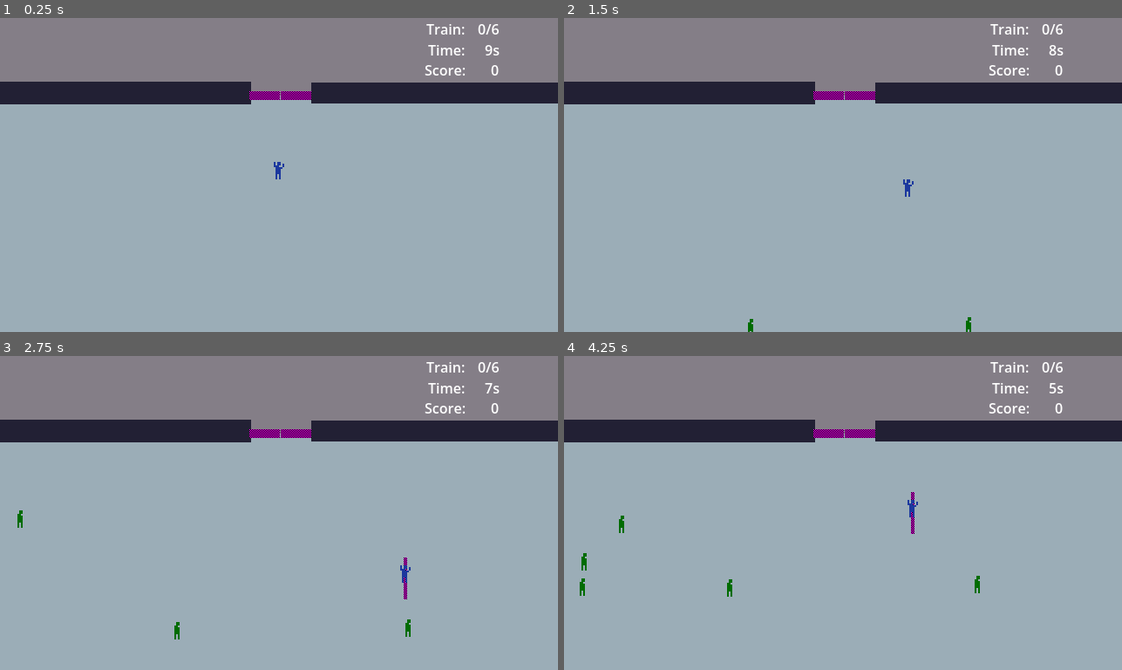
Above: before the commit, frames 1-4 (two rows, left to right).
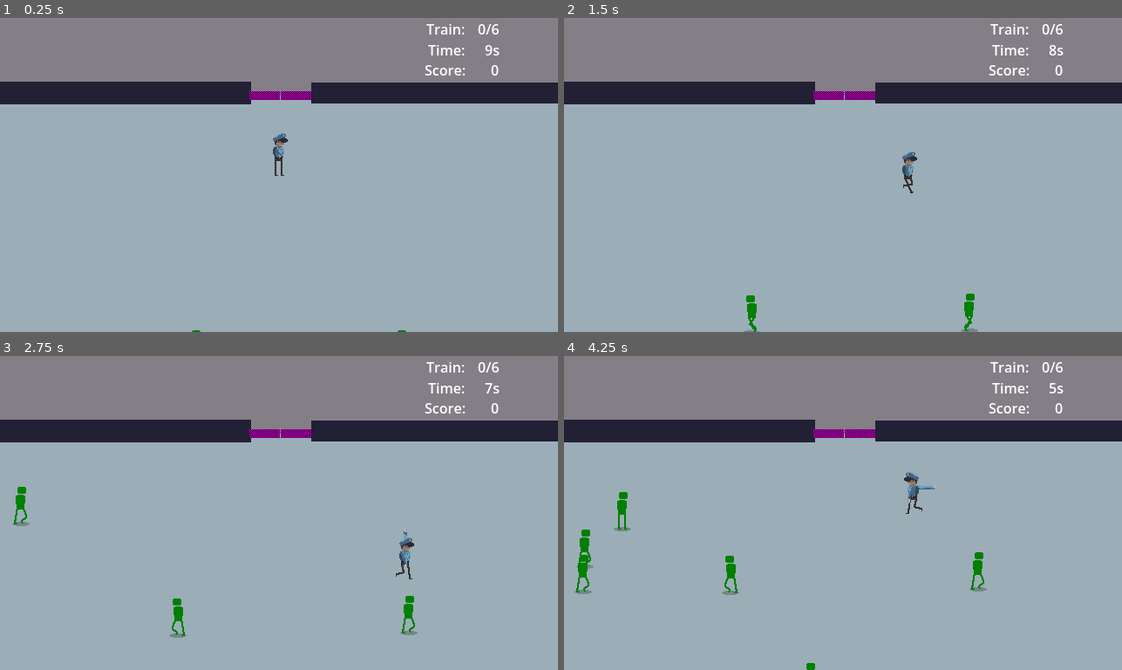
Above: after the commit, the same moments.

Repository: pherbers/GMTKTrainNoWait
Game: Godot game, scene res://scenes/main_scene.tscn
Two runs of this game, one before a commit and one after it. Both use one fixed random seed, a clock stepped at 60 frames per second and the inputs below.
Inputs (mouse positions are in pixels of both pictures, inside the frame that each line leads up to):
- Up to frame 1 (0.25 s): no input
- Up to frame 2 (1.5 s): tap Enter at 0.5 s; move the mouse to (965, 159) at 0.52 s; hold D (right) 0.53-1.28 s; hold Down (ArmD) 0.53-1.28 s; tap Left (ArmL) at 0.8, 1.35 s; move the mouse to (731, 190) at 1.27 s; hold S (down) from 1.28 s (still down)
- Up to frame 3 (2.75 s): tap Right (ArmR) at 1.55 s; move the mouse to (334, 443) at 2.02 s; release S (down) at 2.03 s; hold D (right) from 2.03 s (still down); hold Right (ArmR) from 2.03 s (still down); tap Up (ArmU) at 2.3 s
- Up to frame 4 (4.25 s): move the mouse to (815, 575) at 2.77 s; release D (right) at 2.78 s; release Right (ArmR) at 2.78 s; hold W (up) 2.78-3.53 s; tap Up (ArmU) at 2.85 s; click (815, 575) at 3.05 s; move the mouse to (1010, 560) at 3.52 s; press the mouse at (1010, 560) at 3.53 s; hold A (left) from 3.53 s (still down); tap Down (ArmD) at 3.8 s

The runs differ from the first frame. In frame 1, 0.2% of the frame differs, in the area x 34-73%, y 36-100%; in frame 2, 0.5%; in frame 3, 0.9%; in frame 4, 1.2%, in the area x 1-76%, y 36-100%.

Commit message:
visuals and gameplay

Diff:
--- a/project.godot
+++ b/project.godot
@@ -45,14 +45,12 @@
 }
 ArmL={
 "deadzone": 0.2,
-"events": [Object(InputEventMouseButton,"resource_local_to_scene":false,"resource_name":"","device":-1,"window_id":0,"alt_pressed":false,"shift_pressed":false,"ctrl_pressed":false,"meta_pressed":false,"button_mask":1,"position":Vector2(283.83594, 27.121094),"global_position":Vector2(292.83594, 75.12109),"factor":1.0,"button_index":1,"canceled":false,"pressed":true,"double_click":false,"script":null)
-, Object(InputEventKey,"resource_local_to_scene":false,"resource_name":"","device":-1,"window_id":0,"alt_pressed":false,"shift_pressed":false,"ctrl_pressed":false,"meta_pressed":false,"pressed":false,"keycode":0,"physical_keycode":4194319,"key_label":0,"unicode":0,"location":0,"echo":false,"script":null)
+"events": [Object(InputEventKey,"resource_local_to_scene":false,"resource_name":"","device":-1,"window_id":0,"alt_pressed":false,"shift_pressed":false,"ctrl_pressed":false,"meta_pressed":false,"pressed":false,"keycode":0,"physical_keycode":4194319,"key_label":0,"unicode":0,"location":0,"echo":false,"script":null)
 ]
 }
 ArmR={
 "deadzone": 0.2,
-"events": [Object(InputEventMouseButton,"resource_local_to_scene":false,"resource_name":"","device":-1,"window_id":0,"alt_pressed":false,"shift_pressed":false,"ctrl_pressed":false,"meta_pressed":false,"button_mask":2,"position":Vector2(162.45313, 20.761719),"global_position":Vector2(171.45313, 68.76172),"factor":1.0,"button_index":2,"canceled":false,"pressed":true,"double_click":false,"script":null)
-, Object(InputEventKey,"resource_local_to_scene":false,"resource_name":"","device":-1,"window_id":0,"alt_pressed":false,"shift_pressed":false,"ctrl_pressed":false,"meta_pressed":false,"pressed":false,"keycode":0,"physical_keycode":4194321,"key_label":0,"unicode":0,"location":0,"echo":false,"script":null)
+"events": [Object(InputEventKey,"resource_local_to_scene":false,"resource_name":"","device":-1,"window_id":0,"alt_pressed":false,"shift_pressed":false,"ctrl_pressed":false,"meta_pressed":false,"pressed":false,"keycode":0,"physical_keycode":4194321,"key_label":0,"unicode":0,"location":0,"echo":false,"script":null)
 ]
 }
 ArmU={
@@ -63,6 +61,11 @@
 ArmD={
 "deadzone": 0.2,
 "events": [Object(InputEventKey,"resource_local_to_scene":false,"resource_name":"","device":-1,"window_id":0,"alt_press …(195 unchanged characters)…
+]
+}
+ArmDirectional={
+"deadzone": 0.2,
+"events": [Object(InputEventMouseButton,"resource_local_to_scene":false,"resource_name":"","device":-1,"window_id":0,"alt_pressed":false,"shift_pressed":false,"ctrl_pressed":false,"meta_pressed":false,"button_mask":1,"position":Vector2(379, 23),"global_position":Vector2(388, 71),"factor":1.0,"button_index":1,"canceled":false,"pressed":true,"double_click":false,"script":null)
 ]
 }
 
--- a/scenes/main_scene.tscn
+++ b/scenes/main_scene.tscn
@@ -1,26 +1,10 @@
 [gd_scene format=3 uid="uid://b8eqje04swgoh"]
 
 [ext_resource type="Script" uid="uid://bmkphy85h7vmr" path="res://scripts/game.gd" id="1_gubc5"]
-[ext_resource type="Script" uid="uid://c2cpsitve2njc" path="res://scripts/player.gd" id="2_rt2n2"]
-[ext_resource type="SpriteFrames" uid="uid://xlroxwqmj5up" path="res://sprites/crewmate_anim.tres" id="3_c16ls"]
+[ext_resource type="PackedScene" uid="uid://cvyhti0piw34f" path="res://scenes/player.tscn" id="2_gubc5"]
 [ext_resource type="Texture2D" uid="uid://m5m8rn7qonpj" path="res://sprites/background.png" id="4_18nlu"]
 [ext_resource type="Script" uid="uid://djmbgg51xnsqf" path="res://scripts/countdown.gd" id="5_c1pb6"]
 [ext_resource type="Script" uid="uid://cu1bx8rksc6yn" path="res://scripts/cheat_manager.gd" id="6_rt2n2"]
-
-[sub_resource type="RectangleShape2D" id="RectangleShape2D_8mm7a"]
-size = Vector2(32, 4)
-
-[sub_resource type="PlaceholderTexture2D" id="PlaceholderTexture2D_8mm7a"]
-size = Vector2(32, 4)
-
-[sub_resource type="RectangleShape2D" id="RectangleShape2D_rt2n2"]
-size = Vector2(24, 4)
-
-[sub_resource type="PlaceholderTexture2D" id="PlaceholderTexture2D_c16ls"]
-size = Vector2(24, 4)
-
-[sub_resource type="CircleShape2D" id="CircleShape2D_hq1ik"]
-radius = 2.0
 
 [sub_resource type="NavigationPolygon" id="NavigationPolygon_8mm7a"]
 vertices = PackedVector2Array(479.77344, 315.03125, -490.96094, 316.96094, -469.96094, -18.976563, -300.14063, -18.7968 …(201 unchanged characters)…
@@ -126,74 +110,21 @@
 normal = Vector2(0, 1)
 
 [node name="Game" type="Node2D" unique_id=966306428 node_paths=PackedStringArray("player")]
+y_sort_enabled = true
 texture_filter = 1
 script = ExtResource("1_gubc5")
 player = NodePath("Player")
 passanger_force = 100.0
-passanger_force_cutoff = 4.0
+passanger_force_cutoff = 3.0
 train_spawns = 6
 platform_spawns = 6
 
 [node name="Camera2D" type="Camera2D" parent="." unique_id=1781995184]
 
-[node name="Player" type="CharacterBody2D" parent="." unique_id=414101864]
-collision_layer = 9
-collision_mask = 9
-script = ExtResource("2_rt2n2")
-
-[node name="ArmR" type="CollisionShape2D" parent="Player" unique_id=1551548211]
-visible = false
-position = Vector2(16, 0)
-shape = SubResource("RectangleShape2D_8mm7a")
-disabled = true
-
-[node name="Sprite2D" type="Sprite2D" parent="Player/ArmR" unique_id=687827169]
-texture_repeat = 2
-texture = SubResource("PlaceholderTexture2D_8mm7a")
-
-[node name="ArmL" type="CollisionShape2D" parent="Player" unique_id=1823181075]
-visible = false
-position = Vector2(-16, 0)
-shape = SubResource("RectangleShape2D_8mm7a")
-disabled = true
-
-[node name="Sprite2D" type="Sprite2D" parent="Player/ArmL" unique_id=1271696803]
-texture_repeat = 2
-texture = SubResource("PlaceholderTexture2D_8mm7a")
-
-[node name="ArmD" type="CollisionShape2D" parent="Player" unique_id=2108813180]
-visible = false
-position = Vector2(0, 12)
-rotation = -1.5707964
-shape = SubResource("RectangleShape2D_rt2n2")
-disabled = true
-
-[node name="Sprite2D" type="Sprite2D" parent="Player/ArmD" unique_id=751053088]
-texture_repeat = 2
-texture = SubResource("PlaceholderTexture2D_c16ls")
-
-[node name="ArmU" type="CollisionShape2D" parent="Player" unique_id=925567032]
-visible = false
-position = Vector2(0, -12)
-rotation = -1.5707964
-shape = SubResource("RectangleShape2D_rt2n2")
-disabled = true
-
-[node name="Sprite2D" type="Sprite2D" parent="Player/ArmU" unique_id=332936697]
-texture_repeat = 2
-texture = SubResource("PlaceholderTexture2D_c16ls")
-
-[node name="Sprite2D" type="AnimatedSprite2D" parent="Player" unique_id=1872955355]
-modulate = Color(0.13666052, 0.25928682, 0.6752156, 1)
-position = Vector2(0, -5)
-scale = Vector2(2, 2)
-sprite_frames = ExtResource("3_c16ls")
-animation = &"standing_panic"
-
-[node name="CollisionShape2D" type="CollisionShape2D" parent="Player" unique_id=468796759]
-shape = SubResource("CircleShape2D_hq1ik")
+[node name="Player" parent="." unique_id=354621453 instance=ExtResource("2_gubc5")]
 
 [node name="Passagiere" type="Node2D" parent="." unique_id=450337304]
+y_sort_enabled = true
 
 [node name="Environment" type="Node2D" parent="." unique_id=113889310]
 
--- a/scenes/passagier.tscn
+++ b/scenes/passagier.tscn
@@ -1,12 +1,13 @@
 [gd_scene format=3 uid="uid://bjvwhrgfciguj"]
 
 [ext_resource type="Script" uid="uid://bisywt7bp5ljh" path="res://scripts/passagier.gd" id="1_cgbyl"]
-[ext_resource type="SpriteFrames" uid="uid://xlroxwqmj5up" path="res://sprites/crewmate_anim.tres" id="2_vgm3e"]
+[ext_resource type="SpriteFrames" uid="uid://6yboerp2uyrr" path="res://sprites/passenger_anim.tres" id="2_cgbyl"]
 
 [sub_resource type="CircleShape2D" id="CircleShape2D_4lrl6"]
 radius = 8.0
 
 [node name="Passagier" type="RigidBody2D" unique_id=280535458]
+y_sort_enabled = true
 texture_filter = 1
 collision_layer = 6
 collision_mask = 3
@@ -16,10 +17,11 @@
 script = ExtResource("1_cgbyl")
 
 [node name="Sprite2D" type="AnimatedSprite2D" parent="." unique_id=2079182370]
-position = Vector2(0, -5)
-scale = Vector2(2, 2)
-sprite_frames = ExtResource("2_vgm3e")
-animation = &"standing_calm"
+y_sort_enabled = true
+position = Vector2(0, -27)
+sprite_frames = ExtResource("2_cgbyl")
+animation = &"idle"
+autoplay = "idle"
 
 [node name="CollisionShape2D" type="CollisionShape2D" parent="." unique_id=745952115]
 shape = SubResource("CircleShape2D_4lrl6")
--- /dev/null
+++ b/scenes/player.tscn
@@ -0,0 +1,98 @@
+[gd_scene format=3 uid="uid://cvyhti0piw34f"]
+
+[ext_resource type="Script" uid="uid://c2cpsitve2njc" path="res://scripts/player.gd" id="1_g2els"]
+[ext_resource type="Texture2D" uid="uid://tl573hinsj1q" path="res://sprites/cop_arms.png" id="2_qhqgy"]
+[ext_resource type="SpriteFrames" uid="uid://bkli7n2q5t35s" path="res://sprites/cop_anim.tres" id="3_dqkch"]
+
+[sub_resource type="RectangleShape2D" id="RectangleShape2D_rt2n2"]
+size = Vector2(24, 4)
+
+[sub_resource type="AtlasTexture" id="AtlasTexture_fjrip"]
+atlas = ExtResource("2_qhqgy")
+region = Rect2(29, 2, 6, 21)
+
+[sub_resource type="RectangleShape2D" id="RectangleShape2D_8mm7a"]
+size = Vector2(32, 4)
+
+[sub_resource type="AtlasTexture" id="AtlasTexture_21wjq"]
+atlas = ExtResource("2_qhqgy")
+region = Rect2(37, 27, 24, 5)
+
+[sub_resource type="AtlasTexture" id="AtlasTexture_qlg0r"]
+atlas = ExtResource("2_qhqgy")
+region = Rect2(4, 27, 22, 5)
+
+[sub_resource type="AtlasTexture" id="AtlasTexture_tuyoq"]
+atlas = ExtResource("2_qhqgy")
+region = Rect2(26, 29, 8, 20)
+
+[sub_resource type="CircleShape2D" id="CircleShape2D_hq1ik"]
+radius = 2.0
+
+[node name="Player" type="CharacterBody2D" unique_id=354621453]
+y_sort_enabled = true
+texture_filter = 1
+collision_layer = 9
+collision_mask = 9
+script = ExtResource("1_g2els")
+
+[node name="ArmU" type="CollisionShape2D" parent="." unique_id=1748231998]
+y_sort_enabled = true
+position = Vector2(0, -12)
+rotation = -1.5707964
+shape = SubResource("RectangleShape2D_rt2n2")
+disabled = true
+
+[node name="Sprite2D" type="Sprite2D" parent="ArmU" unique_id=830956547]
+texture_repeat = 2
+position = Vector2(36, 0)
+rotation = 1.5707964
+texture = SubResource("AtlasTexture_fjrip")
+
+[node name="Viz" type="Node2D" parent="." unique_id=2124417407]
+y_sort_enabled = true
+
+[node name="Sprite2D" type="AnimatedSprite2D" parent="Viz" unique_id=941532485]
+y_sort_enabled = true
+position = Vector2(0, -27)
+sprite_frames = ExtResource("3_dqkch")
+animation = &"idle"
+autoplay = "idle"
+
+[node name="ArmR" type="CollisionShape2D" parent="." unique_id=826816581]
+y_sort_enabled = true
+position = Vector2(16, 0)
+shape = SubResource("RectangleShape2D_8mm7a")
+disabled = true
+
+[node name="Sprite2D" type="Sprite2D" parent="ArmR" unique_id=2106548105]
+texture_repeat = 2
+position = Vector2(1, -29.49)
+texture = SubResource("AtlasTexture_21wjq")
+
+[node name="ArmL" type="CollisionShape2D" parent="." unique_id=1864666749]
+y_sort_enabled = true
+position = Vector2(-16, 0)
+shape = SubResource("RectangleShape2D_8mm7a")
+disabled = true
+
+[node name="Sprite2D" type="Sprite2D" parent="ArmL" unique_id=631591140]
+texture_repeat = 2
+position = Vector2(1, -30)
+texture = SubResource("AtlasTexture_qlg0r")
+
+[node name="ArmD" type="CollisionShape2D" parent="." unique_id=768765992]
+y_sort_enabled = true
+position = Vector2(0, 12)
+rotation = -1.5707964
+shape = SubResource("RectangleShape2D_rt2n2")
+disabled = true
+
+[node name="Sprite2D" type="Sprite2D" parent="ArmD" unique_id=457376326]
+texture_repeat = 2
+position = Vector2(33, -1.9999981)
+rotation = 1.5707964
+texture = SubResource("AtlasTexture_tuyoq")
+
+[node name="CollisionShape2D" type="CollisionShape2D" parent="." unique_id=348581487]
+shape = SubResource("CircleShape2D_hq1ik")
--- a/scripts/game.gd
+++ b/scripts/game.gd
@@ -69,7 +69,6 @@
     var dist = pos1.distance_to(pos2) / 32
     if dist > passanger_force_cutoff or dist == 0:
         return Vector2.ZERO
-
     var force = 1. / pow(dist,4)
     var dir = pos1.direction_to(pos2)
     var force_vec = dir * force * passanger_force
--- a/scripts/passagier.gd
+++ b/scripts/passagier.gd
@@ -11,6 +11,7 @@
 var walk_force = 2000.
 
 @onready var train_area: Area2D = $/root/Game/TrainArea
+@onready var sprite: AnimatedSprite2D = $Sprite2D
 
 var push_force: Vector2
 var crowd_size: int
@@ -40,6 +41,16 @@
         walk_force_mod = 0.7
     if crowd_size > 10:
         walk_force_mod = 0.4
+    var dists = navpos.distance_squared_to(position)
+    if dists < 1:
+        walk_force_mod *= dists
+        sprite.animation = "idle"
+    else:
+        sprite.animation = "walk"
+        if navdir.x < -0.2:
+            sprite.flip_h = true
+        if navdir.x > 0.2:
+            sprite.flip_h = false
     apply_force(navdir * walk_force * walk_force_mod)
 
 func _exit_tree():
--- a/scripts/player.gd
+++ b/scripts/player.gd
@@ -2,6 +2,8 @@
 class_name Player
 
 @export var speed = 100
+
+@onready var sprite = $Viz/Sprite2D
 
 var push_force: Vector2
 
@@ -9,12 +11,51 @@
     var input_direction = Input.get_vector("left", "right", "up", "down")
     velocity = input_direction * speed
 
+    if input_direction.length_squared() > 0.01:
+        sprite.animation = "walk"
+        sprite.flip_h = input_direction.x < 0
+        $ArmU/Sprite2D.flip_h = input_direction.x < 0
+        $ArmD/Sprite2D.flip_h = input_direction.x < 0
+    else:
+        sprite.animation = "idle"
+
     set_arm_left(false)
     set_arm_up(false)
     set_arm_right(false)
     set_arm_down(false)
 
-    if Input.is_action_pressed("ArmL") and Input.is_action_pressed("ArmU"):
+    if Input.is_action_pressed("ArmDirectional"):
+        var mouse_pos = get_global_mouse_position()
+        var m_rel = (mouse_pos - global_position).normalized()
+        var rad = atan2(m_rel.y, m_rel.x)
+        var pi8 = PI / 8
+
+        if rad < -7*pi8 or rad >= 7*pi8:
+            set_arm_up(true)
+            set_arm_down(true)
+        elif rad < -5*pi8:
+            set_arm_left(true)
+            set_arm_up(true)
+        elif rad < -3*pi8:
+            set_arm_left(true)
+            set_arm_right(true)
+        elif rad < -1*pi8:
+            set_arm_right(true)
+            set_arm_up(true)
+        elif rad < 1*pi8:
+            set_arm_up(true)
+            set_arm_down(true)
+        elif rad < 3*pi8:
+            set_arm_right(true)
+            set_arm_down(true)
+        elif rad < 5*pi8:
+            set_arm_left(true)
+            set_arm_right(true)
+        elif rad < 7*pi8:
+            set_arm_left(true)
+            set_arm_down(true)
+
+    elif Input.is_action_pressed("ArmL") and Input.is_action_pressed("ArmU"):
         set_arm_left(true)
         set_arm_up(true)
     elif Input.is_action_pressed("ArmR") and Input.is_action_pressed("ArmU"):
@@ -33,10 +74,11 @@
         set_arm_up(true)
         set_arm_down(true)
 
+
 func _physics_process(delta):
     get_input()
-    velocity += push_force.clampf(-1000, 1000) * delta
-    print(push_force)
+    if push_force.length_squared() > 200.:
+        velocity += push_force.clampf(-1000, 1000) * delta
     move_and_slide()
     push_force = Vector2.ZERO
 
--- /dev/null
+++ b/sprites/cop_anim.tres
@@ -0,0 +1,51 @@
+[gd_resource type="SpriteFrames" format=3 uid="uid://bkli7n2q5t35s"]
+
+[ext_resource type="Texture2D" uid="uid://dbww20uupq1mw" path="res://sprites/cop_anim.png" id="1_qlcwu"]
+
+[sub_resource type="AtlasTexture" id="AtlasTexture_qlcwu"]
+atlas = ExtResource("1_qlcwu")
+region = Rect2(0, 0, 48, 64)
+
+[sub_resource type="AtlasTexture" id="AtlasTexture_lv308"]
+atlas = ExtResource("1_qlcwu")
+region = Rect2(48, 0, 48, 64)
+
+[sub_resource type="AtlasTexture" id="AtlasTexture_1on4r"]
+atlas = ExtResource("1_qlcwu")
+region = Rect2(96, 0, 48, 64)
+
+[sub_resource type="AtlasTexture" id="AtlasTexture_r1hw2"]
+atlas = ExtResource("1_qlcwu")
+region = Rect2(144, 0, 48, 64)
+
+[sub_resource type="AtlasTexture" id="AtlasTexture_cnjwr"]
+atlas = ExtResource("1_qlcwu")
+region = Rect2(192, 0, 48, 64)
+
+[resource]
+animations = [{
+"frames": [{
+"duration": 1.0,
+"texture": SubResource("AtlasTexture_qlcwu")
+}],
+"loop": 1,
+"name": &"idle",
+"speed": 5.0
+}, {
+"frames": [{
+"duration": 1.0,
+"texture": SubResource("AtlasTexture_lv308")
+}, {
+"duration": 1.0,
+"texture": SubResource("AtlasTexture_1on4r")
+}, {
+"duration": 1.0,
+"texture": SubResource("AtlasTexture_r1hw2")
+}, {
+"duration": 1.0,
+"texture": SubResource("AtlasTexture_cnjwr")
+}],
+"loop": 1,
+"name": &"walk",
+"speed": 5.0
+}]
--- /dev/null
+++ b/sprites/passenger_anim.tres
@@ -0,0 +1,51 @@
+[gd_resource type="SpriteFrames" format=3 uid="uid://6yboerp2uyrr"]
+
+[ext_resource type="Texture2D" uid="uid://dr14xvgkj8b4i" path="res://sprites/passengers.png" id="1_1pg8q"]
+
+[sub_resource type="AtlasTexture" id="AtlasTexture_db3gf"]
+atlas = ExtResource("1_1pg8q")
+region = Rect2(0, 0, 32, 64)
+
+[sub_resource type="AtlasTexture" id="AtlasTexture_q4lpa"]
+atlas = ExtResource("1_1pg8q")
+region = Rect2(32, 0, 32, 64)
+
+[sub_resource type="AtlasTexture" id="AtlasTexture_mdaqm"]
+atlas = ExtResource("1_1pg8q")
+region = Rect2(64, 0, 32, 64)
+
+[sub_resource type="AtlasTexture" id="AtlasTexture_u4xho"]
+atlas = ExtResource("1_1pg8q")
+region = Rect2(96, 0, 32, 64)
+
+[sub_resource type="AtlasTexture" id="AtlasTexture_d2ura"]
+atlas = ExtResource("1_1pg8q")
+region = Rect2(128, 0, 32, 64)
+
+[resource]
+animations = [{
+"frames": [{
+"duration": 1.0,
+"texture": SubResource("AtlasTexture_db3gf")
+}],
+"loop": 1,
+"name": &"idle",
+"speed": 5.0
+}, {
+"frames": [{
+"duration": 1.0,
+"texture": SubResource("AtlasTexture_q4lpa")
+}, {
+"duration": 1.0,
+"texture": SubResource("AtlasTexture_mdaqm")
+}, {
+"duration": 1.0,
+"texture": SubResource("AtlasTexture_u4xho")
+}, {
+"duration": 1.0,
+"texture": SubResource("AtlasTexture_d2ura")
+}],
+"loop": 1,
+"name": &"walk",
+"speed": 5.0
+}]
Binary file added: sprites/cop_anim.png
Not shown, added: sprites/cop_anim.png.import
Binary file added: sprites/cop_arms.png
Not shown, added: sprites/cop_arms.png.import
Binary file added: sprites/passengers.png
Not shown, added: sprites/passengers.png.import
